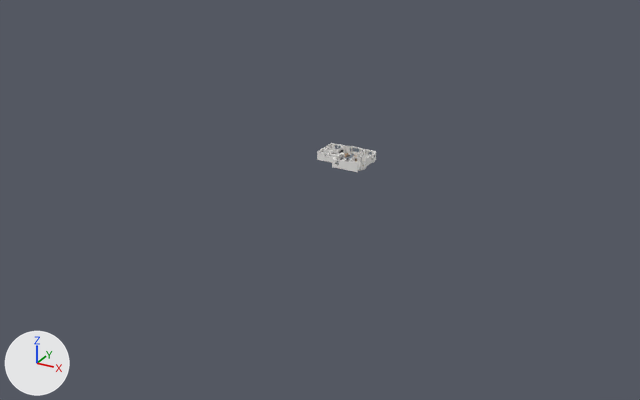
Two versions of the glTF model house.glb, one commit apart.
One viewpoint serves both versions: a camera (50 mm lens) standing at (114.8, -204.1, 91.2) and looking at (3.4, -1.4, -10.1). Arrows for +X, +Y and +Z are at lower left; the lights stay in place. The first picture is the older version. Where no turn or scale is listed for an object, it has been applied to the vertices.

Names of what the first picture shows: 'FP Walls' and 1 more.
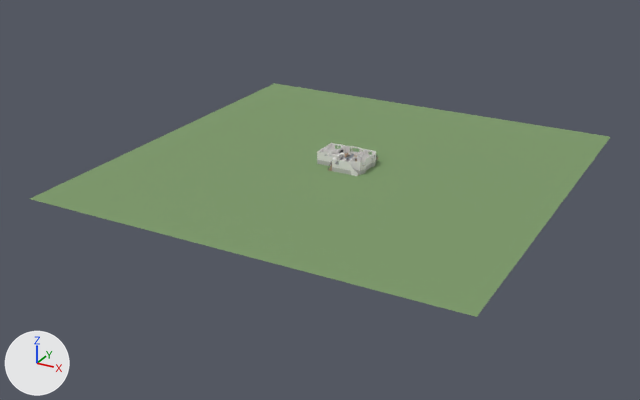
The change, as JSON lines over the scene's bpy script:
```json
{"op": "add", "block": "mat_fp_ground", "code": ["mat_fp_ground = principled_material('FP Ground')", "mat_fp_ground.base_color = (0.205, 0.323, 0.144)  # green #7d9a6a", "mat_fp_ground.roughness = 1.0"]}
{"op": "add", "block": "mat_fp_concrete", "code": ["mat_fp_concrete = principled_material('FP Concrete')", "mat_fp_concrete.base_color = (0.5, 0.5, 0.48)  # grey #bcbcb8", "mat_fp_concrete.roughness = 0.9"]}
{"op": "add", "block": "me_fp_ground", "code": ["me_fp_ground = bpy.data.meshes.new('FP Ground')", "me_fp_ground.from_pydata([(-53.4, -55.1, -1.2), (68.5, -55.1, -1.2), (68.5, 66.8, -1.2), (-53.4, 66.8, -1.2), (4.5, 3.2, -1.2), (8.1, 3.2, -1.2), (8.1, 4.4, -1.2), (4.5, 4.4, -1.2)], [], [(1, 3, 2), (1, 6, 3), (6, 7, 3), (7, 0, 3), (1, 5, 6), (4, 0, 7), (1, 4, 5), (1, 0, 4)])", "me_fp_ground.materials.append(mat_fp_ground)  # green #7d9a6a"]}
{"op": "add", "block": "me_fp_foundation", "code": ["me_fp_foundation = bpy.data.meshes.new('FP Foundation')", "me_fp_foundation.from_pydata(...)  # 116 vertices, 116 faces; spans x 0.0..15.1, y 0.0..11.8, z -1.2..0.0", "me_fp_foundation.materials.append(mat_fp_concrete)  # grey #bcbcb8"]}
{"op": "add", "block": "ob_fp_ground", "code": ["ob_fp_ground = bpy.data.objects.new('FP Ground', me_fp_ground)", "ob_fp_ground.location = (0.0, 0.0, 0.0)"]}
{"op": "add", "block": "ob_fp_foundation", "code": ["ob_fp_foundation = bpy.data.objects.new('FP Foundation', me_fp_foundation)", "ob_fp_foundation.location = (0.0, 0.0, 0.0)"]}
```

Pixel boxes (x1, y1, x2, y2) of what changed, in the pictures (640 x 400 px):
```json
{"object": "FP Ground", "change": "added", "after": [30, 83, 610, 317], "on screen": "green"}
{"object": "FP Foundation", "change": "added", "after": [317, 160, 376, 175]}
```
